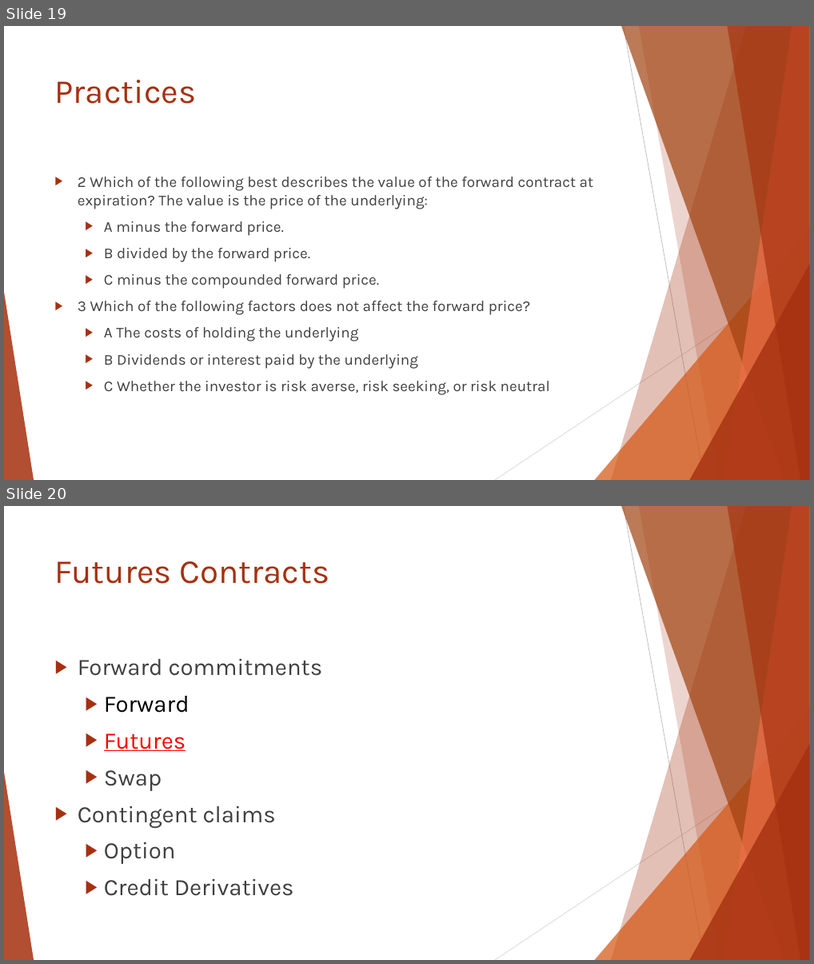
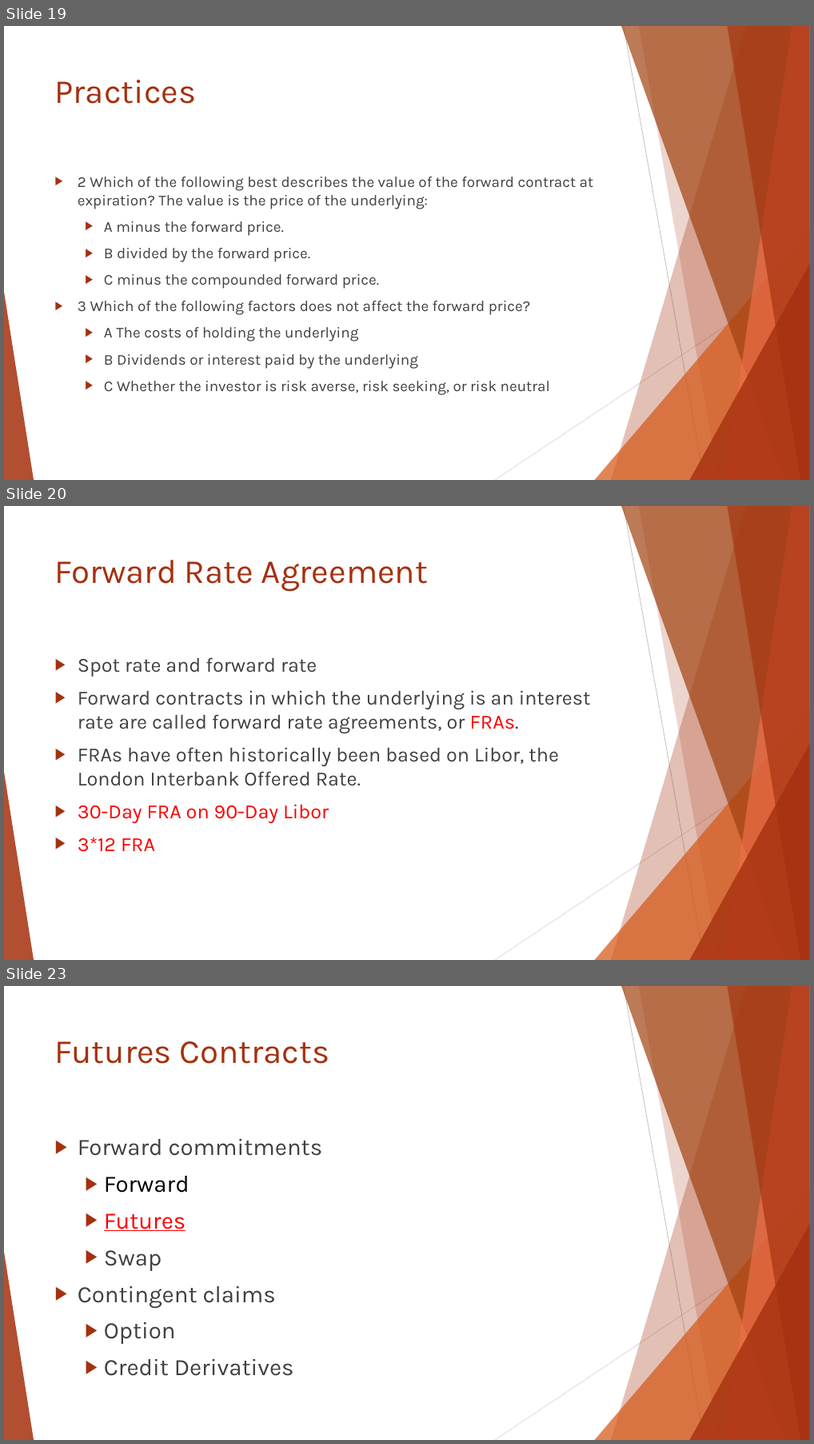
Before and after one commit to Isco0530/data, a slide deck: Reading 46.pptx. Shown one above the other, each under a label of ours: slides 19 and 20 before the commit, slides 19, 20 and 23 after it; the slides between them are not shown. The pictures are 814x964 and 814x1444 pixels, drawn with LibreOffice and Linux fonts; fonts in the diff are those of the drawing. Boxes give left, top, right and bottom in pixels: in the first picture for what was removed or moved away, otherwise in the second. Text is boxed around its words. In the diff, an @@ line names an element or a change of style, - is before the commit and + after.

```diff
--- a/Reading 46.pptx
+++ b/Reading 46.pptx
@@ slide 20 added at (4, 506, 810, 960), background #FFFFFF; not listed: 10 template elements that a slide beside it also shows @@
@@ title added at (55, 560, 428, 592), 40 pt, text #A5300F @@
+Forward Rate Agreement
@@ text added at (78, 657, 591, 852), 24 pt, text #404040 @@
+▶ Spot rate and forward rate
+▶ Forward contracts in which the underlying is an interest rate are called forward rate agreements, or FRAs.
+▶ FRAs have often historically been based on Libor, the London Interbank Offered Rate.
+▶ 30-Day FRA on 90-Day Libor
+▶ 3*12 FRA
@@ what was slide 20 is now slide 23 @@
```
Also in this commit, not shown: 2 other slides added.
